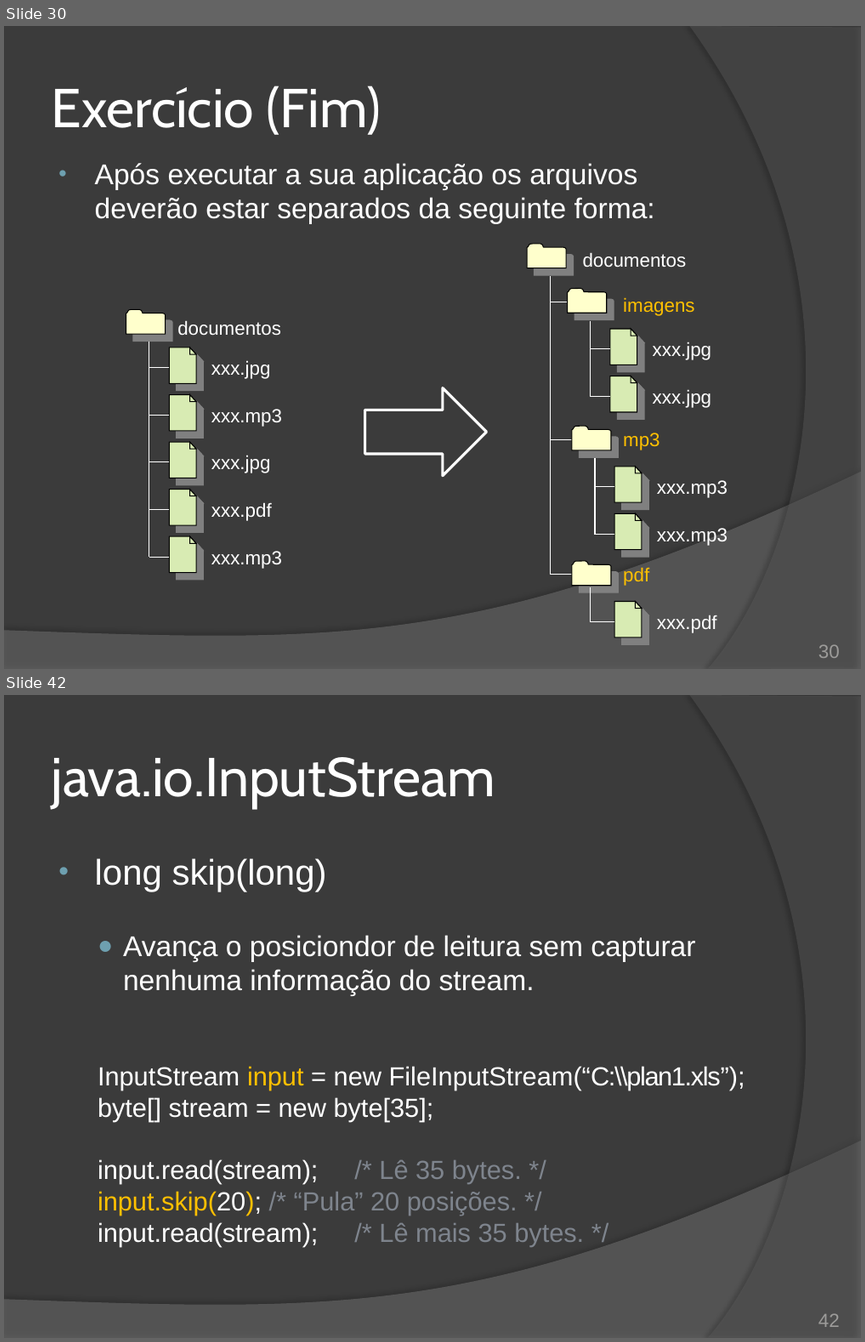
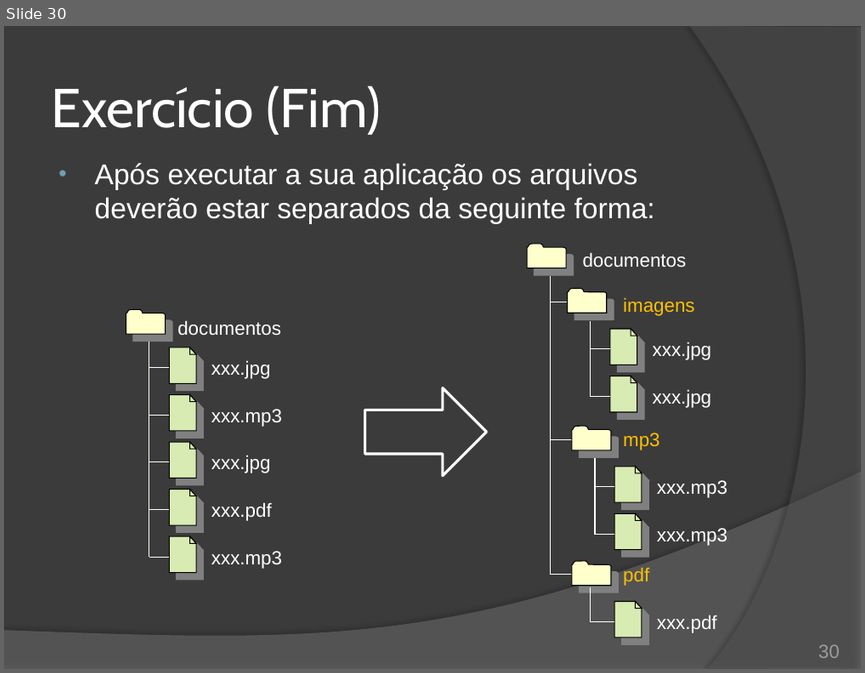
Before and after one commit to duchesqui/slzvieira-training, a slide deck: 2-Java-Programmer-Modulo-II/16.Capitulo10.pptx. Shown one above the other, each under a label of ours: slides 30 and 42 before the commit, slide 30 after it; the slides between them are not shown. The pictures are 865x1342 and 865x673 pixels, drawn with LibreOffice and Linux fonts; fonts in the diff are those of the drawing. Boxes give left, top, right and bottom in pixels: in the first picture for what was removed or moved away, otherwise in the second. Text is boxed around its words. In the diff, an @@ line names an element or a change of style, - is before the commit and + after.

Commit message:
Capítulo 10: Java IO. Separação do conteúdo em 3 slides.

```diff
--- a/2-Java-Programmer-Modulo-II/16.Capitulo10.pptx
+++ b/2-Java-Programmer-Modulo-II/16.Capitulo10.pptx
@@ slide 42 removed at (x1=4, y1=695, x2=861, y2=1338), background #3B3B3B; not listed: 2 template elements that a slide beside it also shows @@
@@ title removed at (x1=51, y1=757, x2=494, y2=808) @@
-java.io.InputStream
@@ text removed at (x1=95, y1=858, x2=745, y2=1247) @@
-• long skip(long)
-  ● Avança o posiciondor de leitura sem capturar nenhuma informação do stream.
-InputStream input = new FileInputStream(“C:\\plan1.xls”);
-byte[] stream = new byte[35];
-input.read(stream); /* Lê 35 bytes. */
-input.skip(20); /* “Pula” 20 posições. */
-input.read(stream); /* Lê mais 35 bytes. */
@@ page number removed at (x1=818, y1=1313, x2=840, y2=1327) @@
-42
```
Also in this commit, not shown: 4 slides changed, 59 other slides removed, 4 other files.
